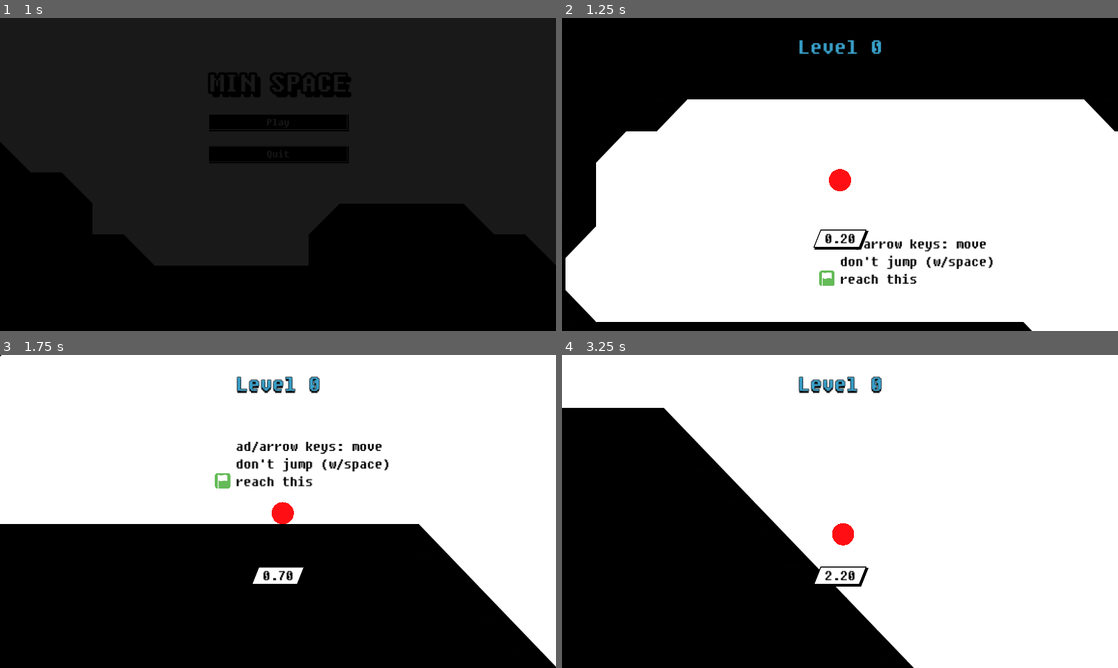
Above: before the commit, frames 1-4 (two rows, left to right).
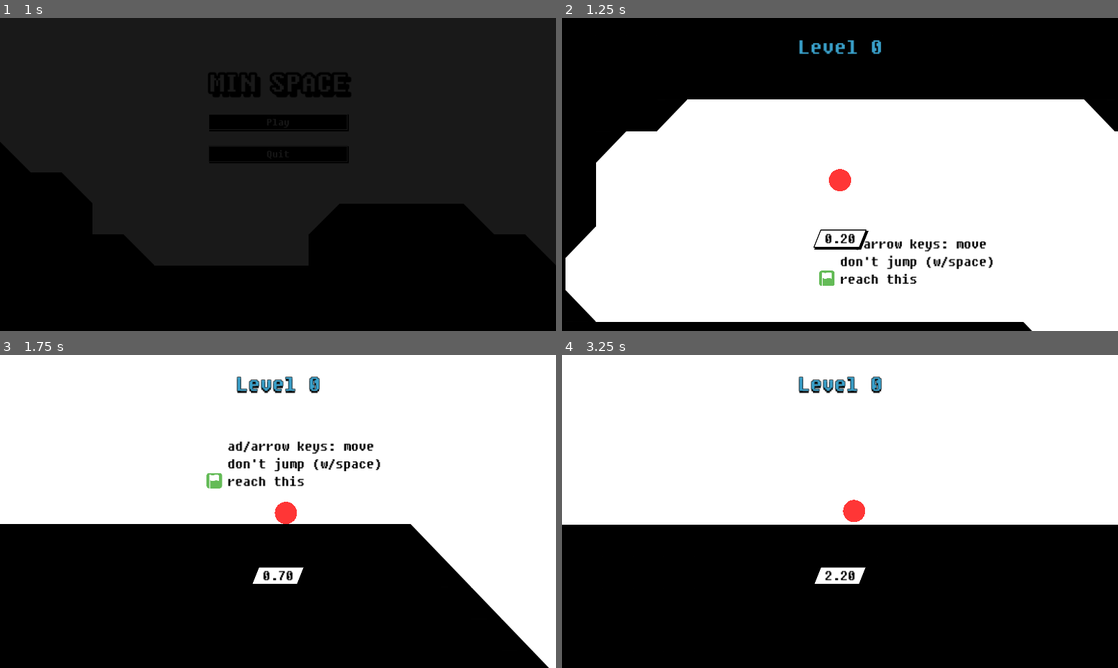
Above: after the commit, the same moments.

Repository: kagamiAL/CALHACKS_2024
Game: Godot game, scene res://scenes/Main/Main.tscn
Two runs of this game, one before a commit and one after it. Both use one fixed random seed, a clock stepped at 60 frames per second and the inputs below.
Inputs:
- Up to frame 1 (1 s): click "Play" at 0.5 s
- Up to frame 2 (1.25 s): no input
- Up to frame 3 (1.75 s): tap Enter (ui_accept) at 1.25, 1.52 s; hold Right (ui_right) from 1.28 s (still down)
- Up to frame 4 (3.25 s): tap Enter (ui_accept) at 2.27 s; release Right (ui_right) at 2.78 s; hold Left (ui_left) from 2.78 s (still down)

Frame 1 is identical in both runs. In frame 2, 0.2% of the frame differs, in the area x 48-52%, y 48-56%; in frame 3, 2.5%; in frame 4, 33%, in the area x 0-100%, y 16-100%.

Commit message:
Update player color... again...

Diff:
--- a/scenes/Player/Player.tscn
+++ b/scenes/Player/Player.tscn
@@ -124,7 +124,7 @@
 fill_from = Vector2(1, 1)
 
 [node name="Player" type="RigidBody2D" groups=["player"]]
-continuous_cd = 1
+continuous_cd = 2
 max_contacts_reported = 3
 contact_monitor = true
 script = ExtResource("1_3ef65")
@@ -185,7 +185,7 @@
 [node name="Sprite" type="Node2D" parent="."]
 script = ExtResource("18_wu17r")
 radius = 23.0
-color = Color(1, 0.06, 0.0756664, 1)
+color = Color(1, 0.211765, 0.211765, 1)
 max_shake = 0.2
 
 [node name="AnimationPlayer" type="AnimationPlayer" parent="."]
